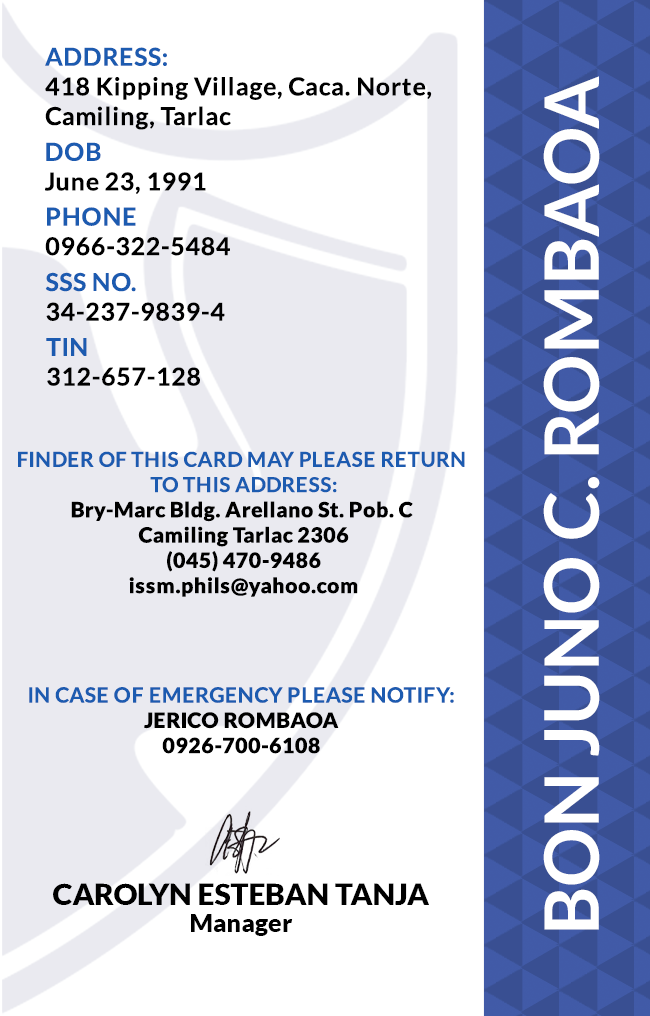
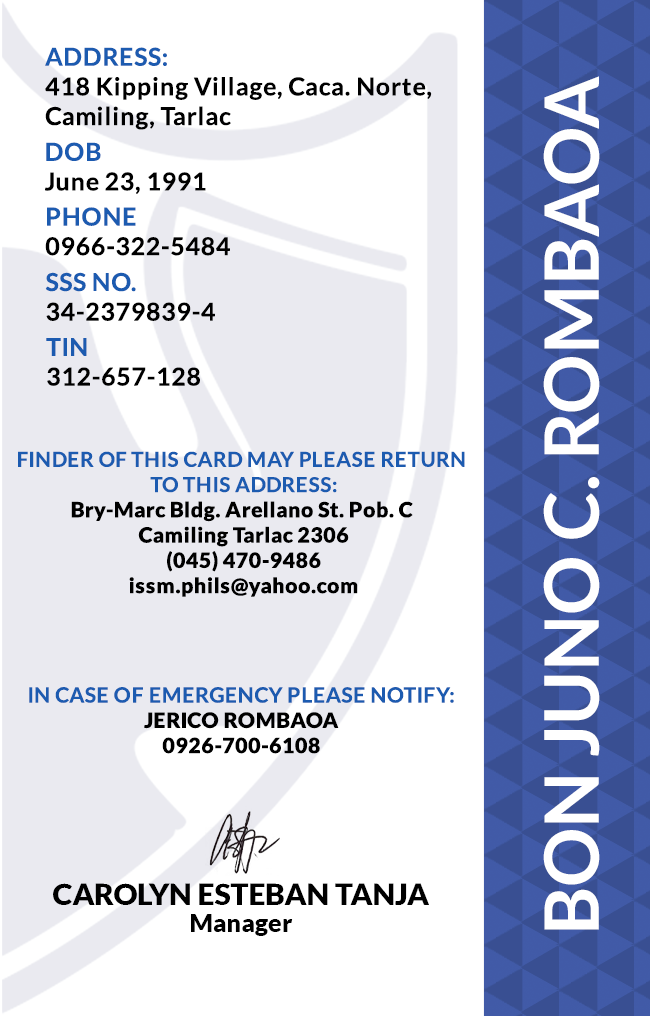
Layered file, before and after one edit (650x1016). Changes by layer:
renamed "SSS NO. 34-237-9839-4" to "SSS NO. 34-2379839-4", painted on it over box(132, 302, 225, 321)
